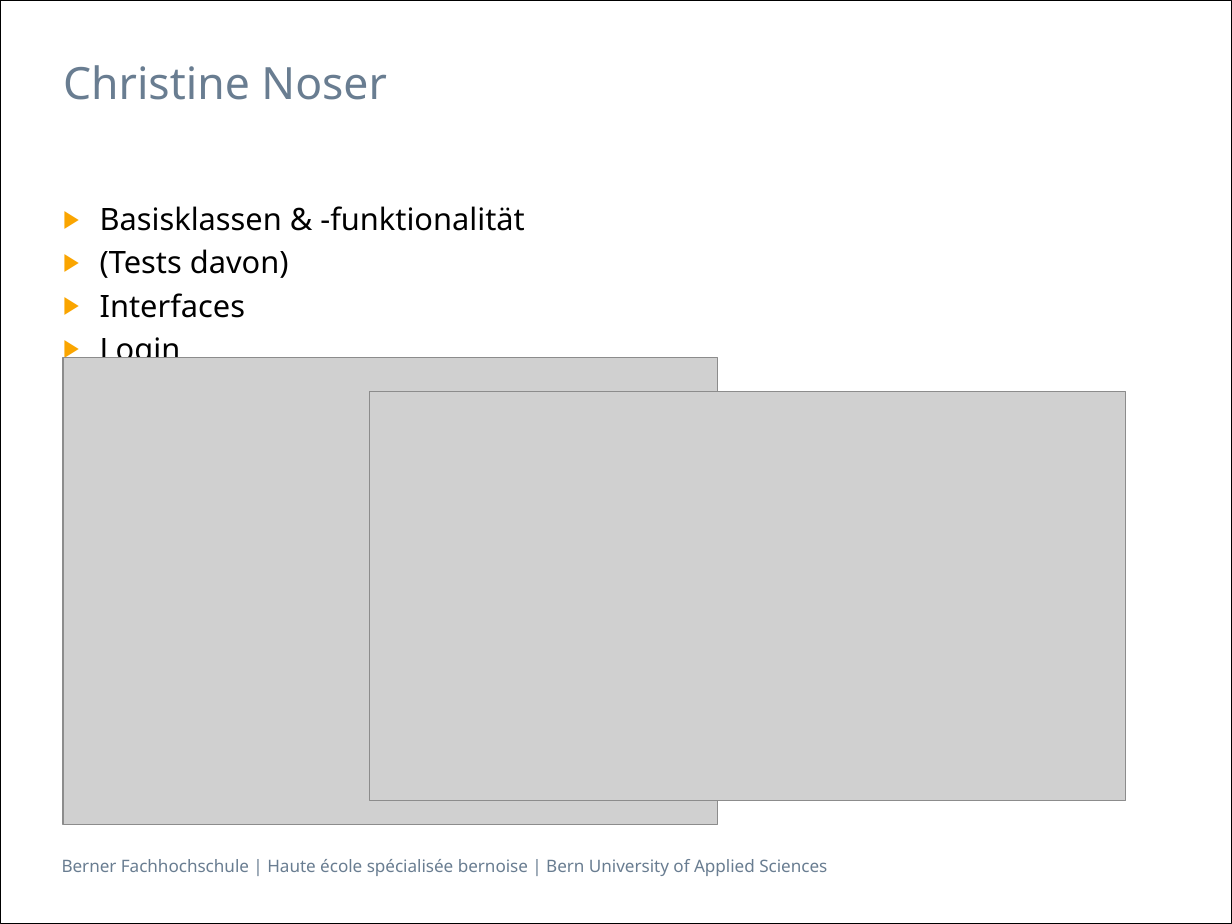
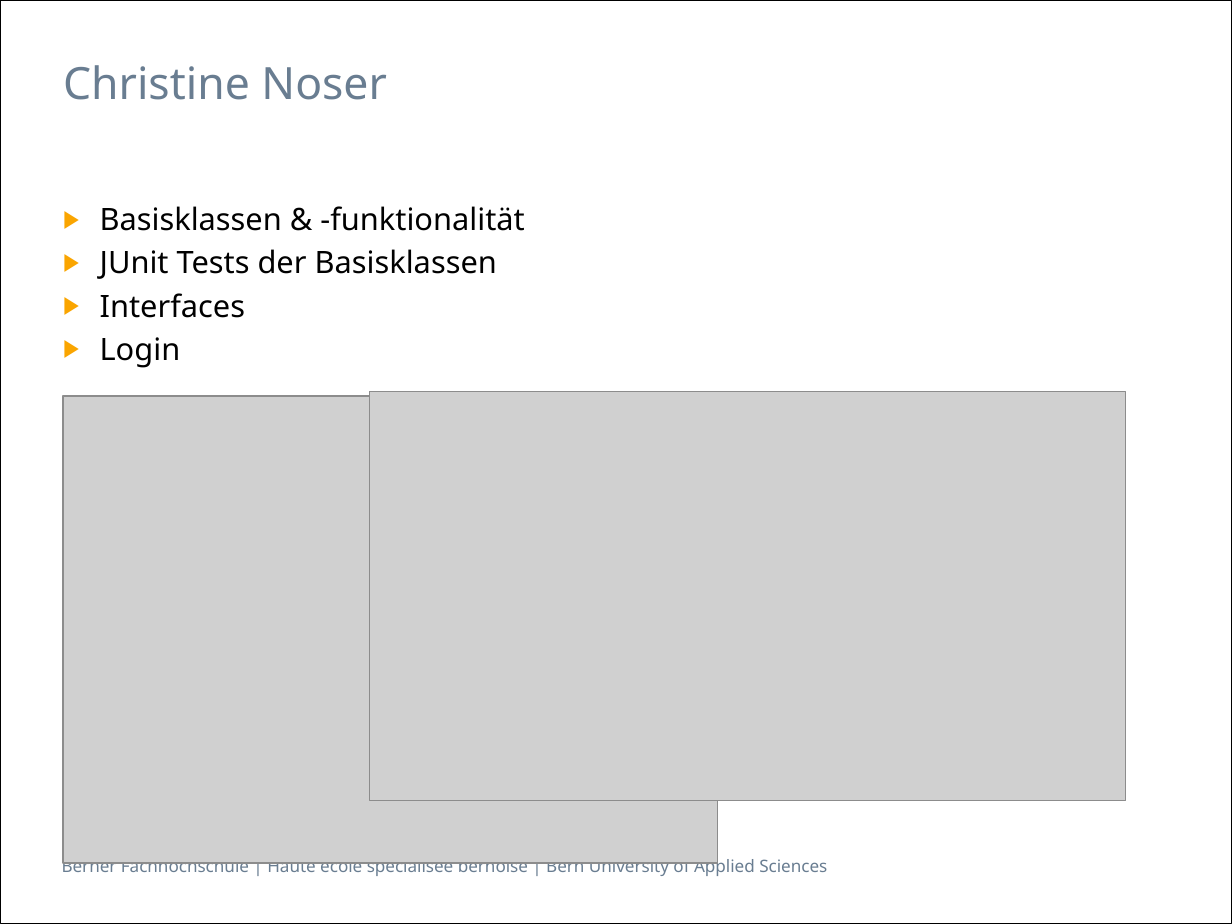
Before and after one commit to isels1/ch.bfh.btx8081.w2015.blue, a slide deck: slide 5 of doc/task14/Task14.pptx. Drawn at 1232x924 pixels with LibreOffice and Linux fonts; fonts in the diff are those of the drawing; grey boxes stand for pictures. Boxes give left, top, right and bottom in pixels: in the first picture for what was removed or moved away, otherwise in the second. Text is boxed around its words. In the diff, an @@ line names an element or a change of style, - is before the commit and + after.

```diff
--- a/doc/task14/Task14.pptx
+++ b/doc/task14/Task14.pptx
@@ text at (100, 249, 497, 279): text changed @@
-▶ (Tests davon)
+▶ JUnit Tests der Basisklassen
@@ picture: place and size @@
-picture at (63, 357, 717, 824)
+picture at (63, 395, 717, 862)
```
Also in this commit, not shown: 4 other slides changed, 1 other file.
